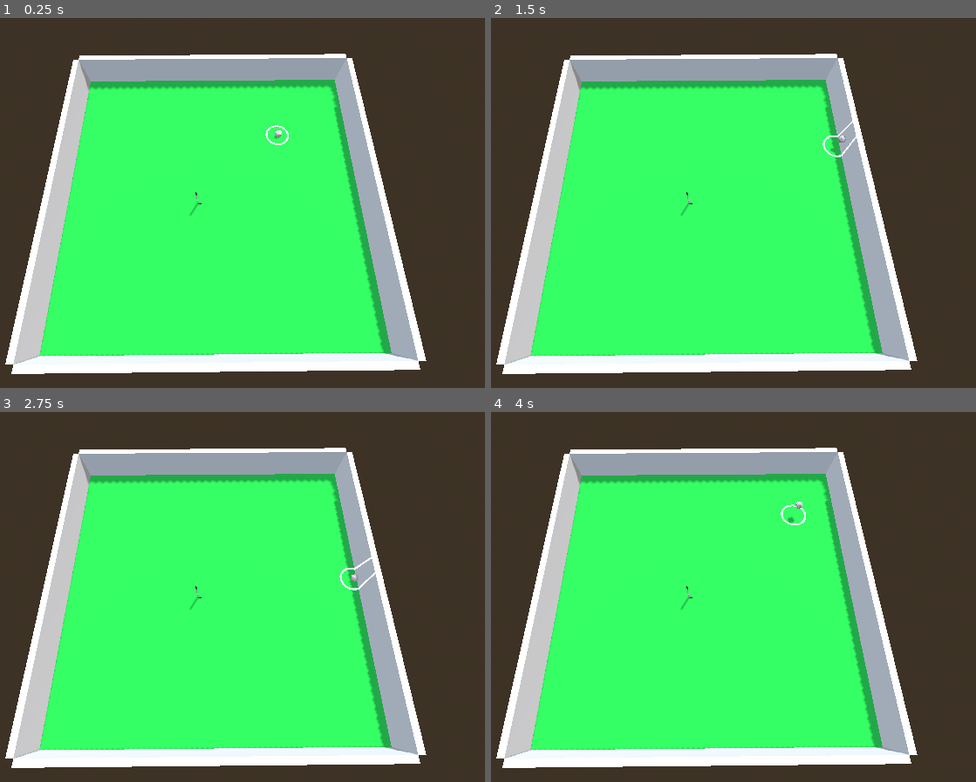
Above: before the commit, frames 1-4 (two rows, left to right).
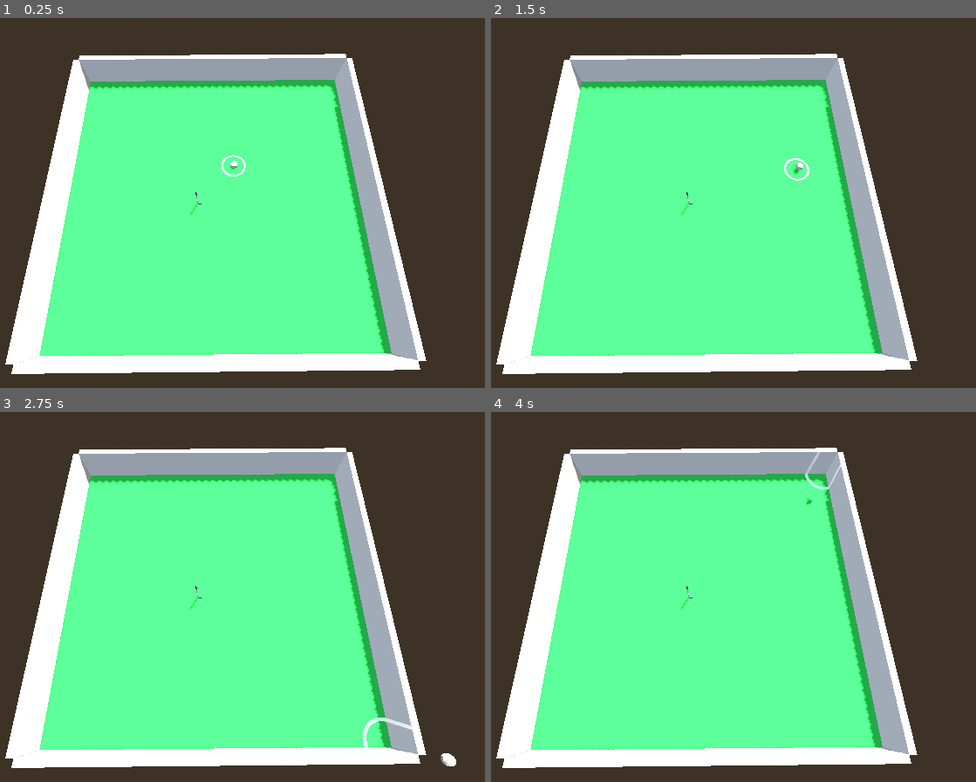
Above: after the commit, the same moments.

Repository: ronincampbell/GDS2Project
Game: Godot game, scene res://maps/test_map.tscn
The game is run twice, just before and just after one commit, with the same random seed, the same clock (stepped at 60 frames per second) and the same inputs. The project has no main scene, so this scene is started directly.
Inputs:
- Up to frame 1 (0.25 s): no input
- Up to frame 2 (1.5 s): tap Enter (ui_accept) at 0.5, 1.35 s; hold Right (ui_right) 0.53-1.28 s; hold Enter (ui_accept) 0.53-1.28 s; hold Down (ui_down) from 1.28 s (still down)
- Up to frame 3 (2.75 s): tap Enter (ui_accept) at 1.52, 1.82 s; release Down (ui_down) at 2.03 s; hold Right (ui_right) from 2.03 s (still down); hold Enter (ui_accept) from 2.03 s (still down)
- Up to frame 4 (4 s): release Right (ui_right) at 2.78 s; release Enter (ui_accept) at 2.78 s; hold Up (ui_up) 2.78-3.53 s; tap Enter (ui_accept) at 2.85, 3.02, 3.32 s; hold Left (ui_left) from 3.53 s (still down); hold Enter (ui_accept) from 3.53 s (still down)

The runs differ from the first frame. In frame 1, 47% of the frame differs, in the area x 2-87%, y 11-94%; in frame 2, 47%; in frame 3, 47%, in the area x 2-95%, y 11-96%; in frame 4, 47%.

Commit message:
Updated test ball aiming

Diff:
--- a/maps/test_map.tscn
+++ b/maps/test_map.tscn
@@ -1,7 +1,8 @@
-[gd_scene load_steps=16 format=3 uid="uid://kf5auj8ixedm"]
+[gd_scene load_steps=17 format=3 uid="uid://kf5auj8ixedm"]
 
 [ext_resource type="Script" uid="uid://bq1l5kvansjop" path="res://scripts/golf_ball.gd" id="1_42yok"]
 [ext_resource type="PackedScene" uid="uid://c0ryf1go6lmf7" path="res://models/ball/ball.gltf" id="1_pwco0"]
+[ext_resource type="Texture2D" uid="uid://ds85t07fvpvsl" path="res://placeholder_arrow.png" id="3_42yok"]
 [ext_resource type="PackedScene" uid="uid://dssnjv438vn22" path="res://models/golf_club/golfClub.gltf" id="3_cabd0"]
 
 [sub_resource type="ProceduralSkyMaterial" id="ProceduralSkyMaterial_pwco0"]
@@ -49,7 +50,7 @@
 
 [node name="DirectionalLight3D" type="DirectionalLight3D" parent="."]
 transform = Transform3D(-0.866025, -0.433013, 0.25, 0, 0.5, 0.866025, -0.5, 0.75, -0.433013, 0, 0, 0)
-light_energy = 0.1
+light_energy = 0.6
 shadow_enabled = true
 
 [node name="Floor" type="StaticBody3D" parent="."]
@@ -106,7 +107,7 @@
 mesh = SubResource("BoxMesh_p21b5")
 
 [node name="GolfBall" type="RigidBody3D" parent="."]
-transform = Transform3D(1, 0, 0, 0, 1, 0, 0, 0, 1, 2.41401, 0.667923, -2.318)
+transform = Transform3D(1, 0, 0, 0, 1, 0, 0, 0, 1, 0.721253, 0.667923, -1.03261)
 can_sleep = false
 angular_damp = 3.0
 script = ExtResource("1_42yok")
@@ -123,7 +124,7 @@
 update_scale = false
 
 [node name="NoRotatePivot" type="Node3D" parent="GolfBall"]
-transform = Transform3D(1, 0, 0, 0, 1, 0, 0, 0, 1, 2.41401, 0.667923, -2.318)
+transform = Transform3D(1, 0, 0, 0, 1, 0, 0, 0, 1, 0.721253, 0.667923, -1.03261)
 top_level = true
 
 [node name="SpotLight3D" type="SpotLight3D" parent="GolfBall/NoRotatePivot"]
@@ -149,6 +150,16 @@
 spot_angle = 5.0
 spot_angle_attenuation = 0.000211122
 
+[node name="YRotatePivot" type="Node3D" parent="GolfBall/NoRotatePivot"]
+
+[node name="AimDecal" type="Decal" parent="GolfBall/NoRotatePivot/YRotatePivot"]
+transform = Transform3D(1, 0, 0, 0, 1, 0, 0, 0, 1, 1.15722, -3, 0)
+visible = false
+size = Vector3(2, 10, 2)
+texture_albedo = ExtResource("3_42yok")
+upper_fade = 6.83374e-05
+lower_fade = 9.66436e-05
+
 [node name="GolfClub" type="RigidBody3D" parent="."]
 transform = Transform3D(1, 0, 0, 0, 1, 0, 0, 0, 1, -0.560061, 0.576572, 0.41229)
 axis_lock_linear_y = true
--- a/scripts/golf_ball.gd
+++ b/scripts/golf_ball.gd
@@ -5,8 +5,13 @@
 const max_move_speed: float = 10
 const max_spin_speed: float = 16
 
+@onready var y_rotate_pivot = $NoRotatePivot/YRotatePivot
+@onready var aim_decal = $NoRotatePivot/YRotatePivot/AimDecal
+
+var stored_aim_dir: Vector2 = Vector2.ZERO
+
 func _integrate_forces(state: PhysicsDirectBodyState3D) -> void:
-	if Input.is_action_just_pressed("ui_left"):
+	"""if Input.is_action_just_pressed("ui_left"):
 		state.angular_velocity = Vector3.ZERO
 		apply_central_force(Vector3.LEFT*hit_power+Vector3.UP*lift_force)
 	if Input.is_action_just_pressed("ui_right"):
@@ -17,6 +22,23 @@
 		apply_central_force(Vector3.FORWARD*hit_power+Vector3.UP*lift_force)
 	if Input.is_action_just_pressed("ui_down"):
 		state.angular_velocity = Vector3.ZERO
-		apply_central_force(Vector3.BACK*hit_power+Vector3.UP*lift_force)
+		apply_central_force(Vector3.BACK*hit_power+Vector3.UP*lift_force)"""
+
+	var flat_aim_vector: Vector2 = Input.get_vector("ui_left","ui_right","ui_up","ui_down")
+	if flat_aim_vector.is_zero_approx():
+		flat_aim_vector = stored_aim_dir
+	else:
+		stored_aim_dir = flat_aim_vector
+
+	if Input.is_action_pressed("ui_accept"):
+		aim_decal.show()
+		y_rotate_pivot.rotation.y = -flat_aim_vector.angle()
+	else:
+		aim_decal.hide()
+	if Input.is_action_just_released("ui_accept") and !flat_aim_vector.is_zero_approx():
+		state.angular_velocity = Vector3.ZERO
+		var aim_vector: Vector3 = Vector3(flat_aim_vector.x, 0.0, flat_aim_vector.y)
+		apply_central_force(aim_vector*hit_power + Vector3.UP*lift_force)
+
 	state.linear_velocity.limit_length(max_move_speed)
 	state.angular_velocity.limit_length(max_spin_speed)
Binary file added: placeholder_arrow.png
Not shown, added: placeholder_arrow.png.import
